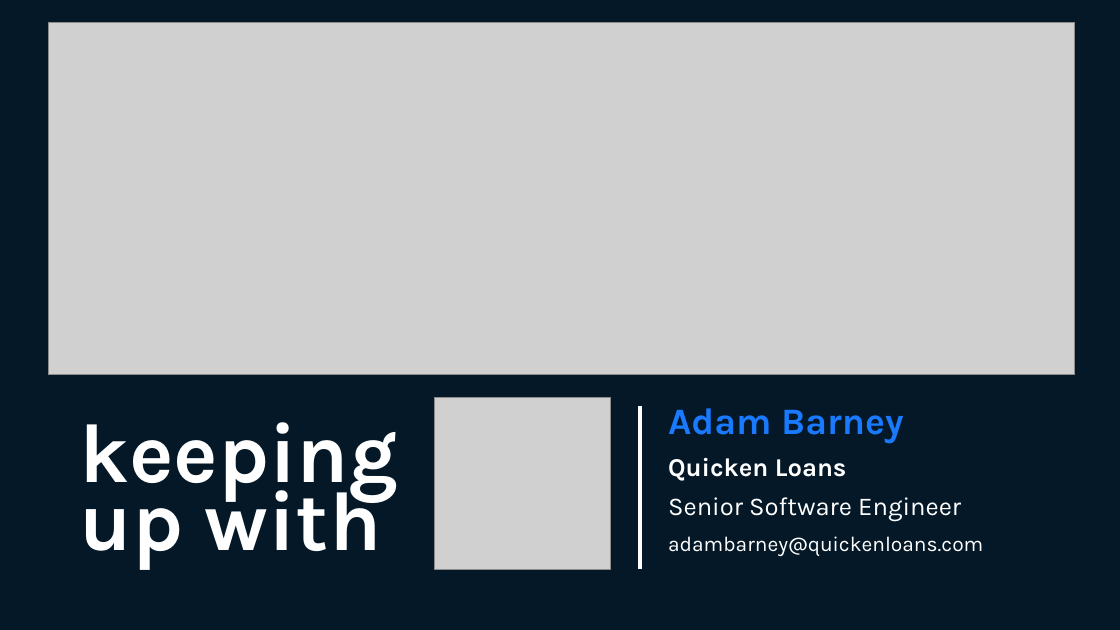
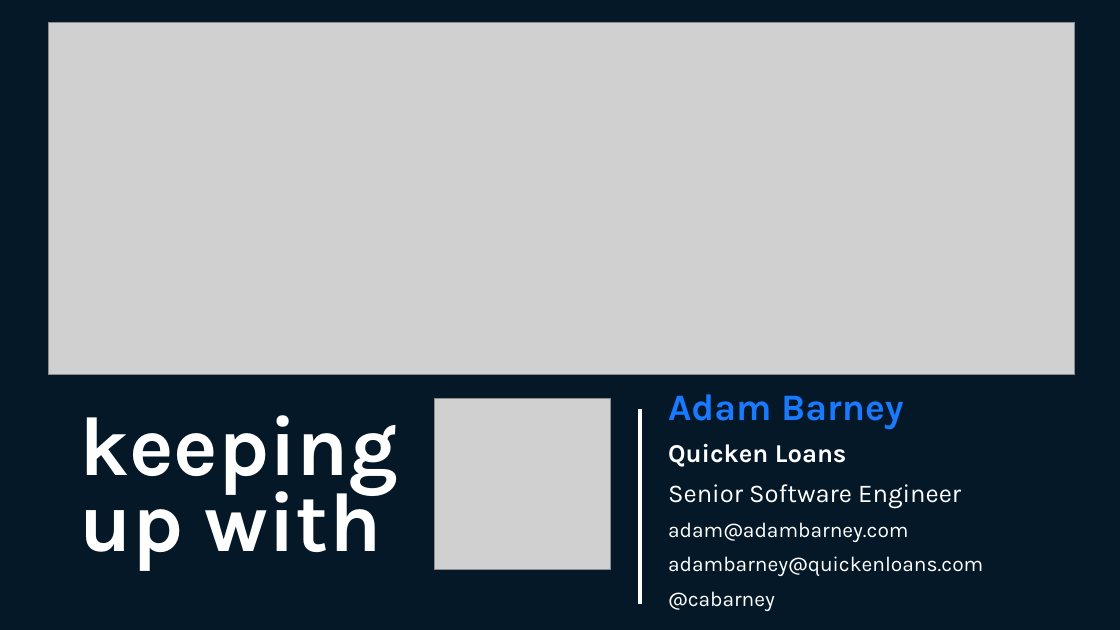
Before and after one commit to cabarney/keeping-up-with-c-sharp, a slide deck: slide 1 of Keeping Up With C#.pptx. Drawn at 1120x630 pixels with LibreOffice and Linux fonts; fonts in the diff are those of the drawing; grey boxes stand for pictures; background and template pictures are left out. Boxes give left, top, right and bottom in pixels: in the first picture for what was removed or moved away, otherwise in the second. Text is boxed around its words. In the diff, an @@ line names an element or a change of style, - is before the commit and + after.

Commit message:
slide tweaks

```diff
--- a/Keeping Up With C#.pptx
+++ b/Keeping Up With C#.pptx
@@ text "Adam Barney" moved from (x1=668, y1=408, x2=983, y2=556) to (x1=668, y1=394, x2=983, y2=611) @@
@@ text "keeping" moved from (x1=80, y1=422, x2=399, y2=501) to (x1=80, y1=415, x2=399, y2=495) @@
@@ line moved from (640, 406) - (640, 569) to (640, 409) - (640, 604) @@
@@ text at (x1=668, y1=522, x2=909, y2=542): paragraph added @@
+adam@adambarney.com
@@ text at (x1=668, y1=591, x2=775, y2=611): paragraph added @@
+@cabarney
```
